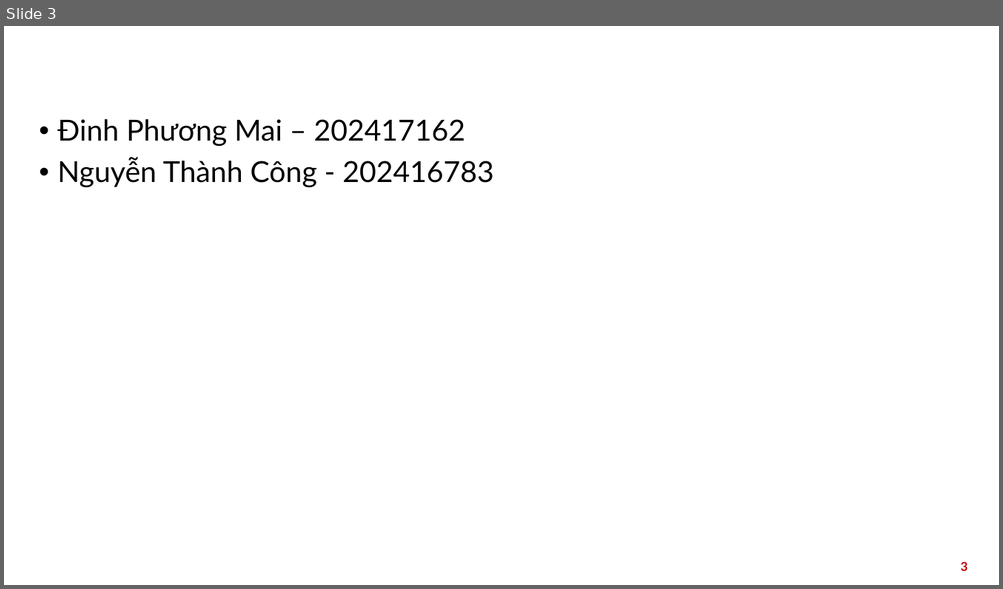
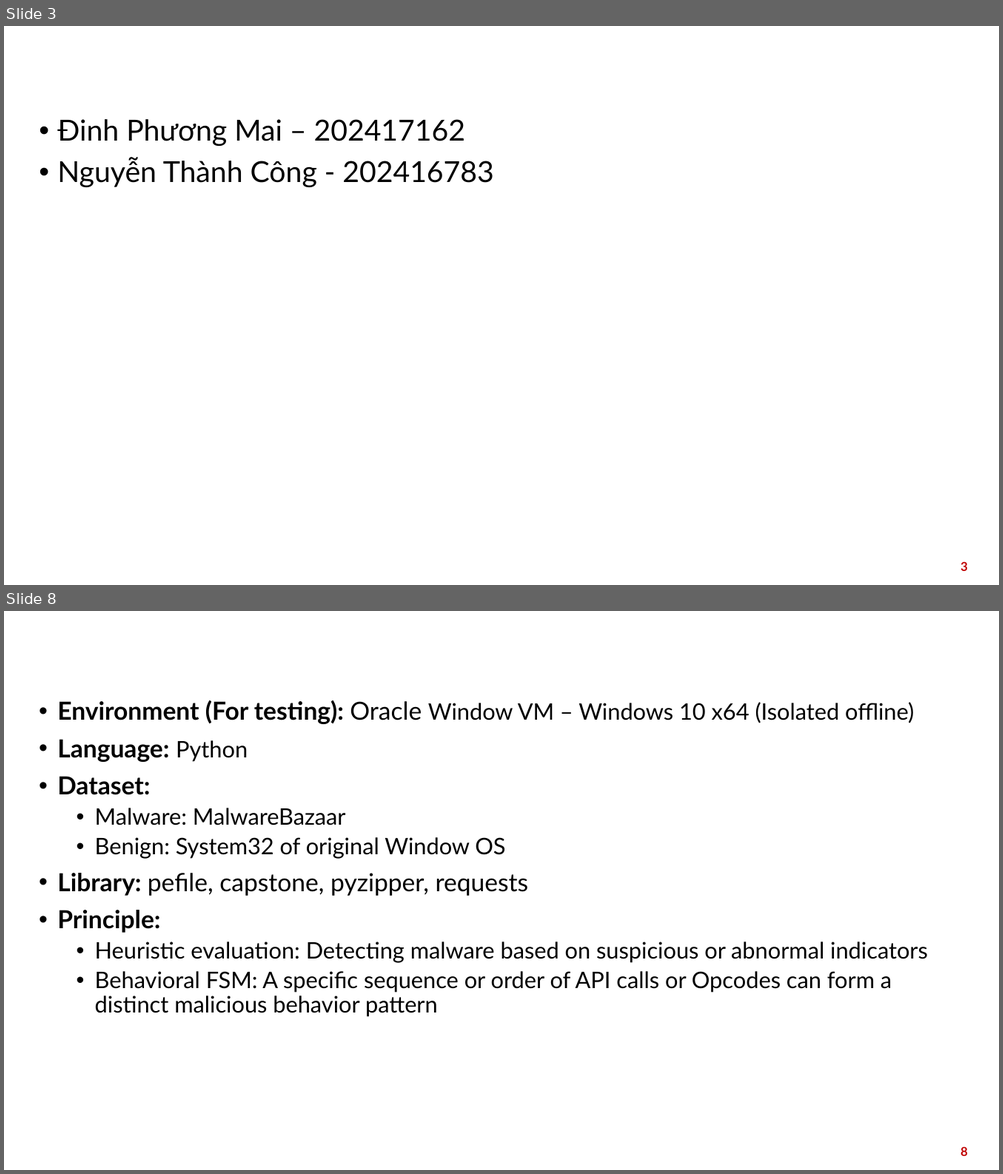
Before and after one commit to CrossXma/Project_I.20252, a slide deck: report/Slide.pptx. Shown one above the other, each under a label of ours: slide 3 before the commit, slides 3 and 8 after it; the slides between them are not shown. The pictures are 1003x589 and 1003x1174 pixels, drawn with LibreOffice and Linux fonts; fonts in the diff are those of the drawing; background and template pictures are left out. Boxes give left, top, right and bottom in pixels: in the first picture for what was removed or moved away, otherwise in the second. Text is boxed around its words. In the diff, an @@ line names an element or a change of style, - is before the commit and + after.

```diff
--- a/report/Slide.pptx
+++ b/report/Slide.pptx
@@ slide 8 added at [4, 611, 999, 1170], background picture (left out) @@
@@ title added at [57, 701, 199, 721], 28 pt, text #FFFFFF, bold @@
+0. Background – Environment and Tools
@@ text added at [57, 701, 928, 1017], 22 pt, text #000000 @@
+• Environment (For testing): Oracle Window VM – Windows 10 x64 (Isolated offline)
+• Language: Python
+• Dataset:
+  • Malware: MalwareBazaar
+  • Benign: System32 of original Window OS
+• Library: pefile, capstone, pyzipper, requests
+• Principle:
+  • Heuristic evaluation: Detecting malware based on suspicious or abnormal indicators
+  • Behavioral FSM: A specific sequence or order of API calls or Opcodes can form a distinct malicious behavior pattern
@@ page number added at [960, 1147, 967, 1156], 12 pt, text #C00000, bold @@
+8
```
Also in this commit, not shown: 2 slides changed, 3 other slides added, 2 other files.
